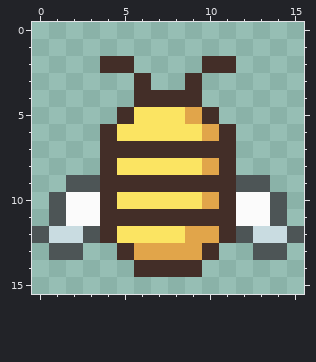
A pixel-art sprite gets an edit: bee_sprite/bee2.png. The picture above was drawn from the file before the commit.
The file is 16x16 pixels. The old version is drawn lined up with the new one.
After the commit:
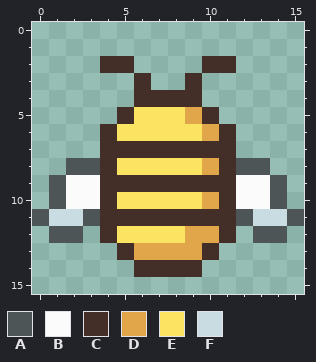
Palette (. is transparent): A #4d5556  B #fbfbfb  C #432e28  D #e1a54a  E #fbe462  F #c9dce1
The exact change:
{"change": "whole drawing moved by +0,+1 (the old picture is shown already moved)"}
{"y":8,"x":2,"old":"..","new":"AA"}
{"y":8,"x":12,"old":"..","new":"AA"}
{"y":9,"x":1,"old":".AA","new":"ABB"}
{"y":9,"x":12,"old":"AA.","new":"BBA"}
{"y":11,"x":0,"old":".ABB","new":"AFFA"}
{"y":11,"x":12,"old":"BBA.","new":"AFFA"}
{"y":12,"x":0,"old":"AFFA","new":".AA."}
{"y":12,"x":12,"old":"AFFA","new":".AA."}
{"y":13,"x":1,"old":"AA","new":".."}
{"y":13,"x":13,"old":"AA","new":".."}
{"label":"changed","picture_box":[32,158,100,260]}
{"label":"changed","picture_box":[236,158,304,260]}
